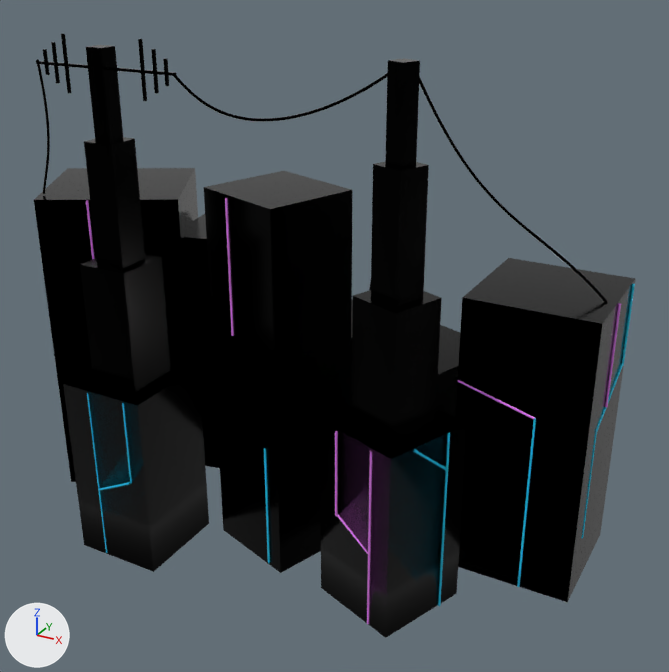
The FBX model assets/EnKore.fbx: old version first, new version second.
One viewpoint serves both versions: a camera (50 mm lens) standing at (7.31, -11.9, 9.39) and looking at (0.74, 0.05, 3.41). The lights are fixed; the arrows at lower left show +X, +Y and +Z. Where no turn or scale is listed for an object, it has been applied to the vertices. Vertices at the same position are counted once.
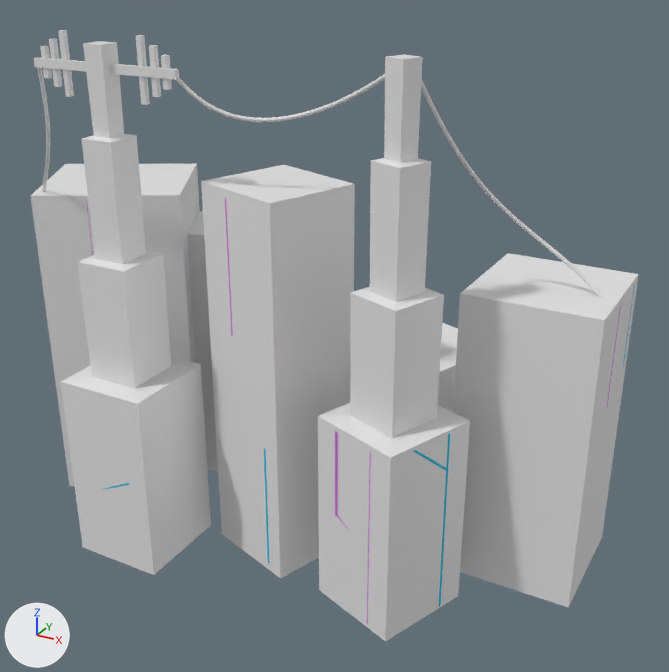
The change, as a list of edits to the scene's bpy script:
```text
Change me_cube_002:
    where me_cube_002.from_pydata(...)  # 8 vertices, 6 faces; spans x -0.98..0.98, y -0.97..0.97, z -2.99..2.99
    me_cube_002 part 7: the loose piece of 8 vertices spanning x -0.98..0.98, y -0.97..0.97, z -2.99..2.99 is copied, and the copy is scaled about its middle by 1.03, in mat_outline (white #e7e7e7); it spans x -1.01..1.01, y -0.99..0.99, z -3.08..3.08
    add me_cube_002.materials.append(mat_outline)  # white #e7e7e7
Change me_nurbspath:
    remove me_nurbspath.from_pydata(...)  # 576 vertices, 564 faces; spans x -0.83..2.16, y -0.83..-0.03, z 0.16..0.99
    add me_nurbspath.from_pydata(...)  # 1152 vertices, 1152 faces; spans x -0.84..2.16, y -0.84..-0.02, z 0.15..1.0
    me_nurbspath part 4: 576 vertices added at x -0.84..2.16, y -0.84..-0.02, z 0.15..1.0
    add me_nurbspath.materials.append(mat_outline)  # white #e7e7e7
Change me_cube_007:
    remove me_cube_007.from_pydata(...)  # 88 vertices, 73 faces; spans x -1.23..1.25, y -0.76..0.76, z -1.51..6.63
    add me_cube_007.from_pydata(...)  # 184 vertices, 151 faces; spans x -1.25..1.27, y -0.78..0.78, z -1.55..6.68
    me_cube_007 part 9: a new loose piece, a box spanning x -1.253..1.271, y -0.031..0.051, z 6.154..6.28, in mat_outline (white #e7e7e7)
    me_cube_007 part 10: a new loose piece, a box spanning x 0.641..0.722, y -0.009..0.073, z 5.779..6.676, in mat_outline (white #e7e7e7)
    me_cube_007 part 11: a new loose piece, a box spanning x -0.735..-0.654, y -0.009..0.073, z 5.779..6.676, in mat_outline (white #e7e7e7)
    me_cube_007 part 12: a new loose piece, a box spanning x -0.937..-0.856, y -0.009..0.073, z 5.902..6.554, in mat_outline (white #e7e7e7)
    me_cube_007 part 13: a new loose piece, a box spanning x -1.119..-1.038, y -0.009..0.073, z 6.009..6.447, in mat_outline (white #e7e7e7)
    me_cube_007 part 14: a new loose piece, a box spanning x 1.041..1.122, y -0.009..0.073, z 6.009..6.447, in mat_outline (white #e7e7e7)
    me_cube_007 part 15: a new loose piece, a box spanning x 0.851..0.932, y -0.009..0.073, z 5.898..6.558, in mat_outline (white #e7e7e7)
    me_cube_007 part 16: a new loose piece of 32 vertices spanning x -0.76..0.76, y -0.78..0.78, z -1.55..6.55, in mat_outline (white #e7e7e7)
    add me_cube_007.materials.append(mat_outline)  # white #e7e7e7
Change me_cube_006:
    remove me_cube_006.from_pydata(...)  # 32 vertices, 31 faces; spans x -0.96..0.96, y -0.97..0.97, z -1.51..6.51
    add me_cube_006.from_pydata(...)  # 72 vertices, 67 faces; spans x -0.99..0.99, y -1.0..1.0, z -1.55..6.55
    me_cube_006 part 3: a new loose piece of 32 vertices spanning x -0.99..0.99, y -1.0..1.0, z -1.55..6.55, in mat_outline (white #e7e7e7)
    add me_cube_006.materials.append(mat_outline)  # white #e7e7e7
Change me_cube_004:
    where me_cube_004.from_pydata(...)  # 8 vertices, 6 faces; spans x -1.0..1.0, y -0.95..0.95, z -2.26..2.26
    me_cube_004 part 8: the loose piece of 8 vertices spanning x -1.0..1.0, y -0.95..0.95, z -2.26..2.26 is copied, and the copy is scaled about its middle by 1.03, in mat_outline (white #e7e7e7); it spans x -1.03..1.03, y -0.97..0.97, z -2.32..2.32
    add me_cube_004.materials.append(mat_outline)  # white #e7e7e7
Change me_cube:
    where me_cube.from_pydata(...)  # 8 vertices, 6 faces; spans x -1.0..1.0, y -1.0..1.0, z -2.33..2.33
    me_cube part 5: a new loose piece, a box spanning x -1.03..1.03, y -1.03..1.03, z -2.39..2.39, in mat_outline (white #e7e7e7)
    add me_cube.materials.append(mat_outline)  # white #e7e7e7
Change me_cube_001:
    where me_cube_001.from_pydata(...)  # 8 vertices, 6 faces; spans x -0.98..0.98, y -0.97..0.97, z -1.52..1.52
    me_cube_001 part 2: the loose piece of 8 vertices spanning x -0.98..0.98, y -0.97..0.97, z -1.52..1.52 is copied, and the copy is scaled about its middle by 1.03, in mat_outline (white #e7e7e7); it spans x -1.01..1.01, y -0.99..0.99, z -1.57..1.57
    add me_cube_001.materials.append(mat_outline)  # white #e7e7e7
Change me_cube_005:
    where me_cube_005.from_pydata(...)  # 8 vertices, 6 faces; spans x -1.54..1.54, y -1.51..1.51, z -2.67..2.67
    me_cube_005 part 6: the loose piece of 8 vertices spanning x -1.54..1.54, y -1.51..1.51, z -2.67..2.67 is copied, and the copy is scaled about its middle by 1.03, in mat_outline (white #e7e7e7); it spans x -1.59..1.59, y -1.55..1.55, z -2.74..2.74
    add me_cube_005.materials.append(mat_outline)  # white #e7e7e7
Change me_nurbspath_001:
    remove me_nurbspath_001.from_pydata(...)  # 576 vertices, 564 faces; spans x 1.16..2.17, y -0.04..0.71, z -1.14..1.13
    add me_nurbspath_001.from_pydata(...)  # 1152 vertices, 1152 faces; spans x 1.15..2.18, y -0.05..0.72, z -1.15..1.13
    me_nurbspath_001 part 1: 576 vertices added at x 1.15..2.18, y -0.05..0.72, z -1.15..1.13
    add me_nurbspath_001.materials.append(mat_outline)  # white #e7e7e7
```

Changed parts and their boxes [x1, y1, x2, y2] in the pictures (669 x 672 px):
'Cube.006', reshaped: before [320, 58, 468, 638]; after [318, 54, 470, 642]
'Cube', reshaped: before [455, 258, 636, 602]; after [453, 253, 639, 607]
'Cube.002', reshaped: before [204, 171, 352, 573]; after [201, 165, 355, 579]
'Cube.007', reshaped: before [36, 34, 209, 572]; after [34, 30, 211, 575]
'Cube.005', reshaped: before [34, 168, 198, 482]; after [31, 163, 200, 486]
'Cube.004', reshaped: before [186, 214, 220, 468]; after [187, 210, 218, 471]
'Cube.001', reshaped: before [436, 325, 460, 417]; after [438, 323, 458, 412]
'NurbsPath', reshaped: before [174, 73, 387, 122]; after [176, 74, 385, 122]
'NurbsPath.001', reshaped: before [36, 59, 50, 194]; after [37, 67, 50, 192]
part 1 of me_nurbspath_001, added: after [37, 67, 50, 192]
part 2 of me_cube_001, added: after [438, 323, 458, 412]
part 3 of me_cube_006, added: after [318, 54, 470, 642]
part 4 of me_nurbspath, added: after [176, 74, 385, 122]
part 5 of me_cube, added: after [453, 253, 639, 607]
part 6 of me_cube_005, added: after [31, 163, 200, 486]
part 7 of me_cube_002, added: after [201, 165, 355, 579]
part 8 of me_cube_004, added: after [187, 210, 218, 471]
part 9 of me_cube_007, added: after [34, 57, 179, 80]
part 10 of me_cube_007, added: after [136, 35, 150, 105]
part 11 of me_cube_007, added: after [58, 30, 74, 97]
part 12 of me_cube_007, added: after [49, 39, 62, 87]
part 13 of me_cube_007, added: after [40, 46, 52, 78]
part 14 of me_cube_007, added: after [161, 55, 172, 90]
part 15 of me_cube_007, added: after [149, 45, 161, 97]
part 16 of me_cube_007, added: after [61, 41, 211, 575]
